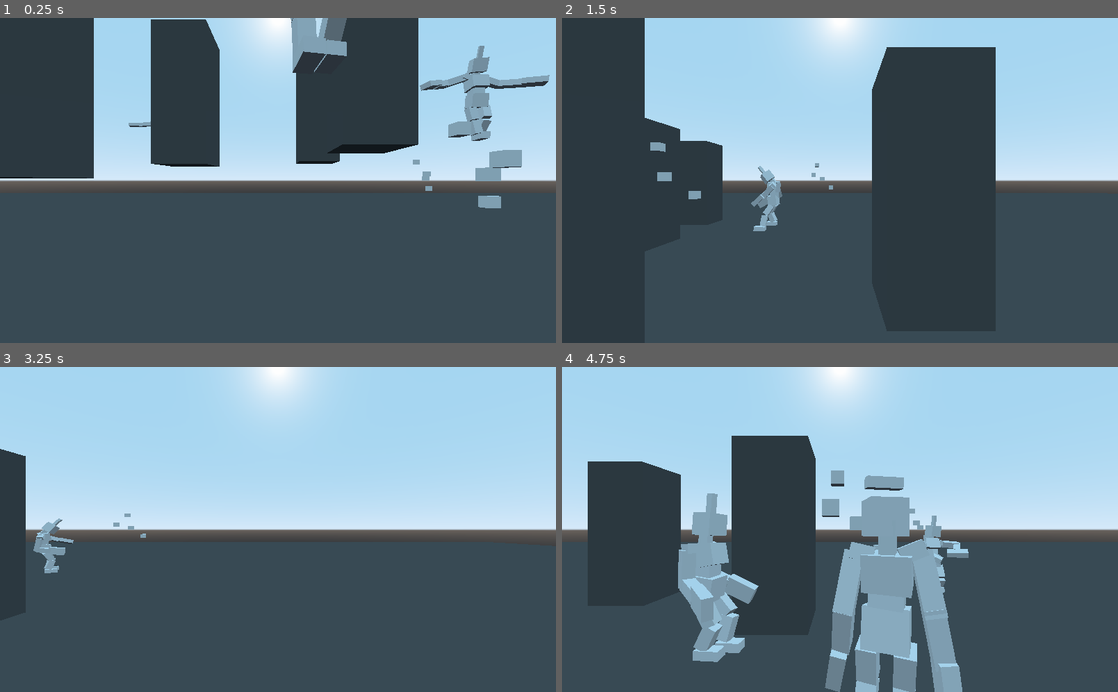
Above: before the commit, frames 1-4 (two rows, left to right).
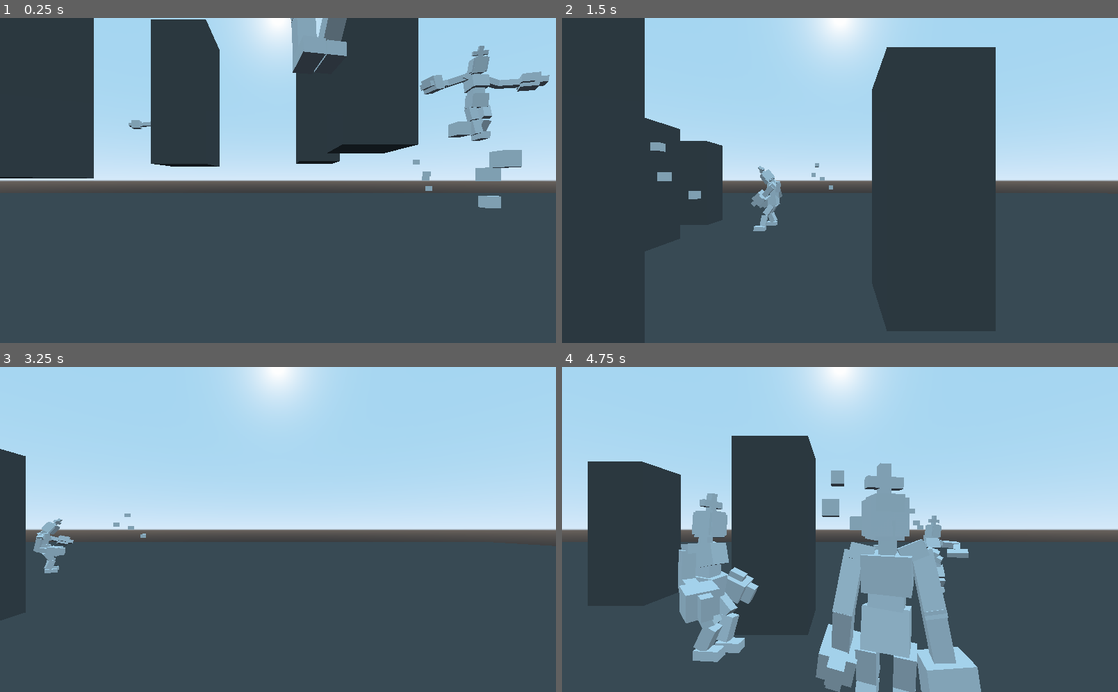
Above: after the commit, the same moments.

Repository: Schonn/GodotActiveRagdoll
Game: Godot game, scene res://Environments/BaseWorld.tscn
Two runs of this game, one before a commit and one after it. Both use one fixed random seed, a clock stepped at 60 frames per second and the inputs below.
Inputs (mouse positions are in pixels of both pictures, inside the frame that each line leads up to):
- Up to frame 1 (0.25 s): no input
- Up to frame 2 (1.5 s): move the mouse to (962, 164) at 0.52 s; hold D (gred_straferight) 0.53-1.28 s; hold Right mouse button (gred_playerpickup) 0.53-1.28 s; move the mouse to (728, 196) at 1.27 s; hold S (gred_backwards) from 1.28 s (still down); click (728, 196) at 1.35 s
- Up to frame 3 (3.25 s): move the mouse to (333, 458) at 2.02 s; release S (gred_backwards) at 2.03 s; hold D (gred_straferight) 2.03-2.78 s; hold Right mouse button (gred_playerpickup) 2.03-2.78 s; move the mouse to (250, 594) at 2.77 s; hold W (gred_forwards) from 2.78 s (still down); click (250, 594) at 2.85 s
- Up to frame 4 (4.75 s): move the mouse to (1006, 578) at 3.52 s; release W (gred_forwards) at 3.53 s; hold Right mouse button (gred_playerpickup) 3.53-4.28 s; hold A (gred_strafeleft) from 3.53 s (still down); move the mouse to (673, 480) at 4.27 s; click (673, 480) at 4.35 s

The runs differ from the first frame. In frame 1, 0.3% of the frame differs, in the area x 23-98%, y 9-35%; in frame 2, less than 0.1%; in frame 3, less than 0.1%; in frame 4, 2.3%, in the area x 21-76%, y 29-100%.
Error in both runs: Invalid call to function 'project_position' in base 'Camera'. Expected 2 arguments. (res://Objects/Characters/Player/Player.gd:37)

Commit message:
added timer for specific mesh swap
reverts to automatic mesh swap after countdown

Diff:
--- a/charactersim/Environments/BaseWorld.gd
+++ b/charactersim/Environments/BaseWorld.gd
@@ -242,13 +242,24 @@
 	swappingPart.set_meta("currentDisplayedMesh",newVisibleMesh)
 
 #animate mesh changes using mesh visibility
-func _animateMeshSwap(swappingPart,isAttachingMesh,meshSwapType,emotionValue,specificMeshObject):
+func _animateMeshSwap(swappingPart,meshSwapType,emotionValue,specificMeshObject,specificMeshSwapDuration):
+	var isAttachingMesh = false #handle attaching mesh variations
+	if (meshSwapType == "attachMesh" or meshSwapType == "expressiveMeshAttach"):
+		isAttachingMesh = true
+	if (meshSwapType == "expressiveMeshAttach"): #handle expressive mesh and attaching expressive mesh similarly
+		meshSwapType = "expressiveMesh"
 	var meshCollectionNode = swappingPart
 	if(meshCollectionNode.get_children() != []): #if there are meshes there
 		if not (swappingPart.has_meta("currentDisplayedMesh")): #make attachments last a finite time
 			for meshToHide in meshCollectionNode.get_children():
 				meshToHide.set_visible(false)
 			swappingPart.set_meta("currentDisplayedMesh",meshCollectionNode.get_children()[0])
+		if not (swappingPart.has_meta("previousMeshSwapType")): #for reverting from specific mesh swaps to automatic ones
+			swappingPart.set_meta("previousMeshSwapType","NONE")
+			swappingPart.set_meta("previousMeshObject","NONE")
+		if(meshSwapType != "specificMesh" and swappingPart.get_meta("previousMeshSwapType") != meshSwapType):
+			swappingPart.set_meta("previousMeshSwapType",meshSwapType)
+			swappingPart.set_meta("previousMeshObject",swappingPart.get_meta("currentDisplayedMesh"))
 		if(meshSwapType == "expressiveMesh"): #meshes which change according to emotion value
 			if(meshCollectionNode.has_node("mesh_emotion" + str(emotionValue))):
 				self._meshVisibilitySwap(swappingPart,meshCollectionNode.get_node("mesh_emotion" + str(emotionValue)))
@@ -279,16 +290,21 @@
 				self._meshVisibilitySwap(swappingPart,pickedRandomMesh)
 				swappingPart.set_meta("isInitialMeshChosen",true)
 		elif(meshSwapType == "specificMesh"): #switch to a specific mesh
-			if not (swappingPart.has_meta("specificMeshName")):
+			if not (swappingPart.has_meta("specificMeshName")): #set up meta tags if they do not exist
 				swappingPart.set_meta("specificMeshName","NONE")
+				swappingPart.set_meta("specificMeshVisibleTimer",specificMeshSwapDuration)
 			if(specificMeshObject != null):
-				if(swappingPart.get_meta("specificMeshName") != specificMeshObject.name):
-					for meshToHide in meshCollectionNode.get_children():
-						if(meshToHide.name == specificMeshObject.name):
-							meshToHide.set_visible(true)
-						else:
-							meshToHide.set_visible(false)
-					swappingPart.set_meta("specificMeshName",specificMeshObject.name)
+					if(swappingPart.get_meta("specificMeshName") != specificMeshObject.name):
+						swappingPart.set_meta("specificMeshVisibleTimer",specificMeshSwapDuration)
+						self._meshVisibilitySwap(swappingPart,specificMeshObject)
+						swappingPart.set_meta("specificMeshName",specificMeshObject.name)
+			if(swappingPart.get_meta("specificMeshVisibleTimer") == 0):
+				print("reached timer zero, changing swap type back to " + swappingPart.get_meta("previousMeshSwapType"))
+				swappingPart.set_meta("meshSwapType",swappingPart.get_meta("previousMeshSwapType"))
+				self._meshVisibilitySwap(swappingPart,swappingPart.get_meta("previousMeshObject"))
+			else:
+				swappingPart.set_meta("specificMeshVisibleTimer",swappingPart.get_meta("specificMeshVisibleTimer")-1)
+
 		#swap to an attached mesh when the mesh attaches to something,
 		#overrides other mesh swaps when enabled
 		if(isAttachingMesh == true):
@@ -596,48 +612,48 @@
 
 				if(movingPart.has_meta("meshSwapType")):
 					#swap mesh in response to an attachment
-					if(movingPart.get_meta("meshSwapType") == "attachSwap"):
+					if(movingPart.get_meta("meshSwapType") == "attachMesh"):
 						self._animateMeshSwap(movingPart,
-												true,
-												"attachMesh",
+												movingPart.get_meta("meshSwapType"),
 												currentObject.emotionValue,
+												null,
 												null)
 					#mesh swap for emotion numbers which falls back to attach swap when attached
-					elif(movingPart.get_meta("meshSwapType") == "expressiveSwapWithAttach"):
+					elif(movingPart.get_meta("meshSwapType") == "expressiveMeshAttach"):
 						self._animateMeshSwap(movingPart,
-												true,
-												"expressiveMesh",
+												movingPart.get_meta("meshSwapType"),
 												currentObject.emotionValue,
+												null,
 												null)
 					#mesh swap for emotion numbers
-					elif(movingPart.get_meta("meshSwapType") == "expressiveSwap"):
+					elif(movingPart.get_meta("meshSwapType") == "expressiveMesh"):
 						self._animateMeshSwap(movingPart,
-												false,
-												"expressiveMesh",
+												movingPart.get_meta("meshSwapType"),
 												currentObject.emotionValue,
+												null,
 												null)
 					#mesh swap for emotion numbers with blink
-					elif(movingPart.get_meta("meshSwapType") == "expressiveSwapBlink"):
+					elif(movingPart.get_meta("meshSwapType") == "expressiveMeshBlinking"):
 						self._animateMeshSwap(movingPart,
-												false,
-												"expressiveMeshBlinking",
+												movingPart.get_meta("meshSwapType"),
 												currentObject.emotionValue,
+												null,
 												null)
 					#mesh swap for picking a random initial mesh once only
-					elif(movingPart.get_meta("meshSwapType") == "randomInitialSwap"):
+					elif(movingPart.get_meta("meshSwapType") == "randomInitialMesh"):
 						self._animateMeshSwap(movingPart,
-												false,
-												"randomInitialMesh",
+												movingPart.get_meta("meshSwapType"),
 												currentObject.emotionValue,
+												null,
 												null)
 
 					#mesh swap for picking a specific mesh
 					elif(movingPart.get_meta("meshSwapType") == "specificMesh"):
 						self._animateMeshSwap(movingPart,
-												false,
-												"specificMesh",
+												movingPart.get_meta("meshSwapType"),
 												currentObject.emotionValue,
-												movingPart.get_meta("specificMeshObject"))
+												movingPart.get_meta("specificMeshObject"),
+												movingPart.get_meta("specificMeshDisplayTimeMax"))
 
 
 		self.sceneScanIterateCompare = self._iterateScanner(self.sceneScanIterateCompare,len(self.get_children())-1)
